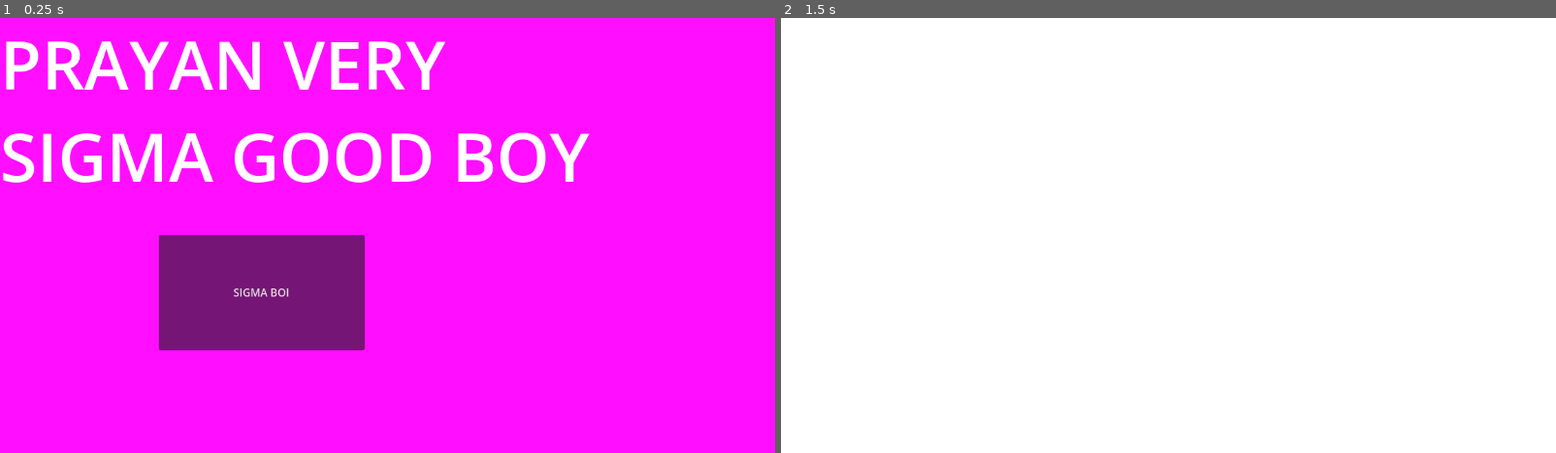
Above: before the commit, frames 1-2 (left to right).
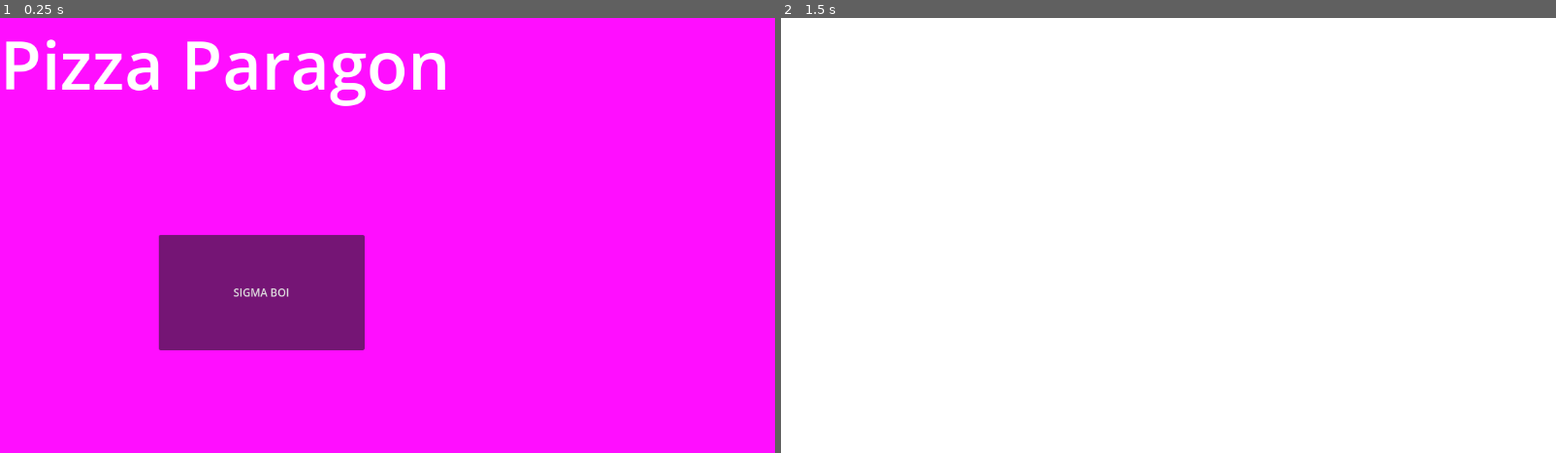
Above: after the commit, the same moments.

Repository: SwiftyProgrammer690/pizza-planet
Game: Godot game, scene res://Scenes/TitleScreen.tscn
Two runs of this game, one before a commit and one after it. Both use one fixed random seed, a clock stepped at 60 frames per second and the inputs below.
Inputs:
- Up to frame 1 (0.25 s): no input
- Up to frame 2 (1.5 s): click "SIGMA BOI" at 0.5 s; tap Enter (ui_accept) at 1.25 s; hold Right (ui_right) from 1.28 s (still down)

The runs differ from the first frame. In frame 1, 6.7% of the frame differs, in the area x 0-77%, y 4-38%; in frame 2, nothing differs.

Commit message:
this is cs50

Diff:
--- a/Scenes/TESTLEVEL.tscn
+++ b/Scenes/TESTLEVEL.tscn
@@ -5,4 +5,4 @@
 [node name="Node2D" type="Node2D"]
 
 [node name="CharacterBody2D" parent="." instance=ExtResource("1_fa5nv")]
-position = Vector2(334, 190)
+position = Vector2(426, 258)
--- a/Scenes/TitleScreen.tscn
+++ b/Scenes/TitleScreen.tscn
@@ -22,7 +22,7 @@
 offset_right = 1014.0
 offset_bottom = 487.0
 theme_override_font_sizes/normal_font_size = 100
-text = "PRAYAN VERY SIGMA GOOD BOY"
+text = "Pizza Paragon"
 
 [node name="Button" type="Button" parent="."]
 layout_mode = 0
--- a/Scripts/player.gd
+++ b/Scripts/player.gd
@@ -16,7 +16,7 @@
 	# Handle jump.
 	if Input.is_action_just_pressed("ui_accept") and is_on_floor():
 		velocity.y = JUMP_VELOCITY
-
+	#
 	# Get the input direction and handle the movement/deceleration.
 	# As good practice, you should replace UI actions with custom gameplay actions.
 	var direction = Input.get_axis("ui_left", "ui_right")
Not shown, added: Pizza Planet.csproj
Not shown, added: Pizza Planet.sln
